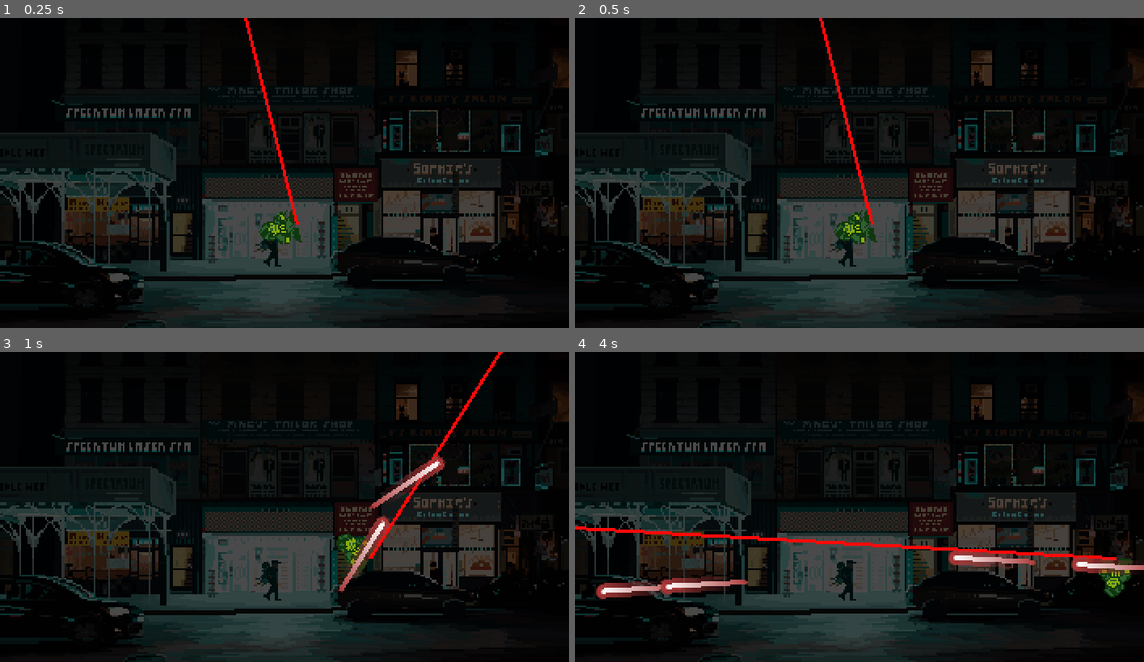
Above: before the commit, frames 1-4 (two rows, left to right).
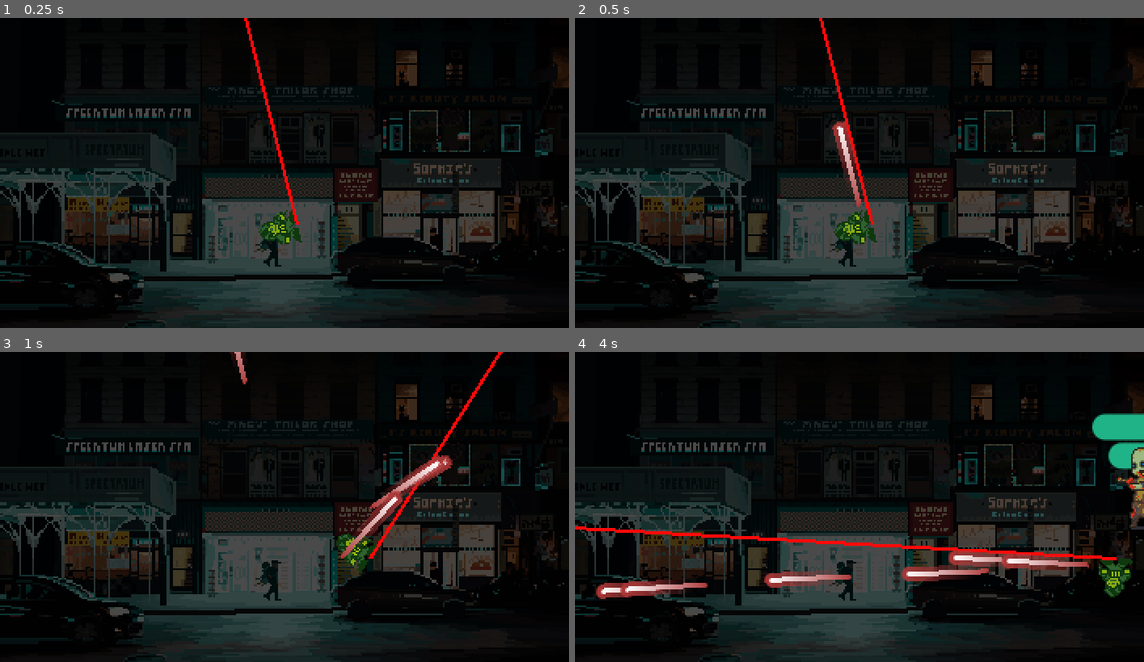
Above: after the commit, the same moments.

Repository: blacksagres/streets-of-evil
Game: Godot game, scene res://world.tscn
Two runs of this game, one before a commit and one after it. Both use one fixed random seed, a clock stepped at 60 frames per second and the inputs below. Sound files missing from this copy of the repository are replaced by a short silence.
Inputs (mouse positions are in pixels of both pictures, inside the frame that each line leads up to):
- Up to frame 1 (0.25 s): no input
- Up to frame 2 (0.5 s): no input
- Up to frame 3 (1 s): tap Enter (ui_accept) at 0.5, 0.77 s; move the mouse to (409, 491) at 0.52 s; hold Right (move_right) from 0.53 s (still down); tap Space (shoot) at 0.6 s
- Up to frame 4 (4 s): move the mouse to (745, 522) at 1.27 s; tap Space (shoot) every 0.75 s from 1.35 to 3.6 s; tap Enter (ui_accept) at 1.52, 3.02, 3.77 s; move the mouse to (916, 438) at 2.02 s; release Right (move_right) at 2.03 s; hold Left (move_left) 2.03-2.78 s; move the mouse to (831, 569) at 2.77 s; hold Right (move_right) from 2.78 s (still down); move the mouse to (1030, 553) at 3.52 s

Frame 1 is identical in both runs. In frame 2, 0.6% of the frame differs, in the area x 45-51%, y 33-61%; in frame 3, 1.4%; in frame 4, 4.8%, in the area x 7-100%, y 19-80%.

Commit message:
zombies follow me

Diff:
--- a/characters/enemy.gd
+++ b/characters/enemy.gd
@@ -1,10 +1,15 @@
-extends Node2D
+extends CharacterBody2D
 
 @onready var hurtbox := %Hurtbox
 @onready var healthbar := $Healthbar
 @onready var death_cry_audio := $DeathCry
+
+# This needs to be retrieved as a node to get a global position from
+@onready var player : Node
+
 # Called when the node enters the scene tree for the first time.
 func _ready() -> void:
+	player = get_node("/root/World/ActorsContainer/Player")
 	hurtbox.hit_taken_signal.connect(on_received_damage)
 	healthbar.current_health_changed_signal.connect(on_current_health_changed)
 
@@ -14,8 +19,16 @@
 
 
 # Called every frame. 'delta' is the elapsed time since the previous frame.
-func _process(delta: float) -> void:
+func _physics_process(delta: float) -> void:
 	handle_death(delta)
+	follow_player()
+
+func follow_player() -> void:
+
+	print('player - ', player.global_position)
+	var direction = global_position.direction_to(player.global_position)
+	velocity = direction * 100
+	move_and_slide()
 
 # Time related effects
 
--- a/characters/player.tscn
+++ b/characters/player.tscn
@@ -84,6 +84,7 @@
 shape = SubResource("CapsuleShape2D_6p3mc")
 
 [node name="Hitbox" type="Area2D" parent="."]
+unique_name_in_owner = true
 collision_mask = 0
 monitoring = false
 script = ExtResource("2_3eadt")
@@ -105,5 +106,6 @@
 default_color = Color(1, 0.04, 0.04, 1)
 
 [node name="AttackSpeedTimer" type="Timer" parent="."]
+wait_time = 0.291
 autostart = true
 script = ExtResource("4_x0jl3")
--- a/components/weapons/Bullet.tscn
+++ b/components/weapons/Bullet.tscn
@@ -25,4 +25,5 @@
 
 [node name="PewPew" type="AudioStreamPlayer" parent="."]
 stream = ExtResource("3_rw4vr")
+pitch_scale = 1.43
 autoplay = true
--- /dev/null
+++ b/world.gd
@@ -0,0 +1,30 @@
+class_name World
+
+extends Node2D
+
+@export var zombie_scene : PackedScene
+@onready var zombie_timer := $ZombieTimer
+
+# Called when the node enters the scene tree for the first time.
+func _ready() -> void:
+	zombie_timer.timeout.connect(_on_mob_timer_timeout)
+
+
+# Called every frame. 'delta' is the elapsed time since the previous frame.
+func _process(delta: float) -> void:
+	pass
+
+
+func _on_mob_timer_timeout():
+	# Create a new instance of the Mob scene.
+	var mob = zombie_scene.instantiate()
+
+	# Choose a random location on Path2D.
+	var mob_spawn_location = $SpawnPath/SpawnPathLocation
+	mob_spawn_location.progress_ratio = randf()
+
+	# Set the mob's position to the random location.
+	mob.position = mob_spawn_location.position
+
+	# Spawn the mob by adding it to the Main scene.
+	add_child(mob)
--- a/world.tscn
+++ b/world.tscn
@@ -1,7 +1,9 @@
-[gd_scene load_steps=8 format=3 uid="uid://cfm1g0c2lt806"]
+[gd_scene load_steps=11 format=3 uid="uid://cfm1g0c2lt806"]
 
+[ext_resource type="Script" uid="uid://dlbrtbpmsfujf" path="res://world.gd" id="1_aqk2v"]
 [ext_resource type="PackedScene" uid="uid://cleasu8qoohko" path="res://characters/player.tscn" id="1_f3sb7"]
 [ext_resource type="Texture2D" uid="uid://dl5pmj3xjvpde" path="res://assets/pixel-art-street-test.jpg" id="1_tlwt5"]
+[ext_resource type="PackedScene" uid="uid://csw4bw3qe8a6s" path="res://characters/enemy.tscn" id="2_036b0"]
 [ext_resource type="PackedScene" uid="uid://boabdmx1vydgf" path="res://components/weapons/Bullet.tscn" id="3_aqk2v"]
 
 [sub_resource type="RectangleShape2D" id="RectangleShape2D_dwbse"]
@@ -17,7 +19,15 @@
 [sub_resource type="RectangleShape2D" id="RectangleShape2D_036b0"]
 size = Vector2(176, 8)
 
+[sub_resource type="Curve2D" id="Curve2D_tlwt5"]
+_data = {
+"points": PackedVector2Array(0, 0, 0, 0, 352, 0, 0, 0, 0, 0, 352, 192, 0, 0, 0, 0, 0, 192, 0, 0, 0, 0, 0, 0, 0, 0, 0, 0, 352, 0)
+}
+point_count = 5
+
 [node name="World" type="Node2D"]
+script = ExtResource("1_aqk2v")
+zombie_scene = ExtResource("2_036b0")
 
 [node name="Pixel-art-street-test" type="Sprite2D" parent="."]
 modulate = Color(0.3, 0.3, 0.3, 1)
@@ -58,3 +68,13 @@
 [node name="Player" parent="ActorsContainer" instance=ExtResource("1_f3sb7")]
 position = Vector2(184, 128)
 BULLET = ExtResource("3_aqk2v")
+
+[node name="SpawnPath" type="Path2D" parent="."]
+curve = SubResource("Curve2D_tlwt5")
+
+[node name="SpawnPathLocation" type="PathFollow2D" parent="SpawnPath"]
+position = Vector2(352, 0)
+rotation = 1.5708
+
+[node name="ZombieTimer" type="Timer" parent="."]
+autostart = true
Not shown, added: world.gd.uid
